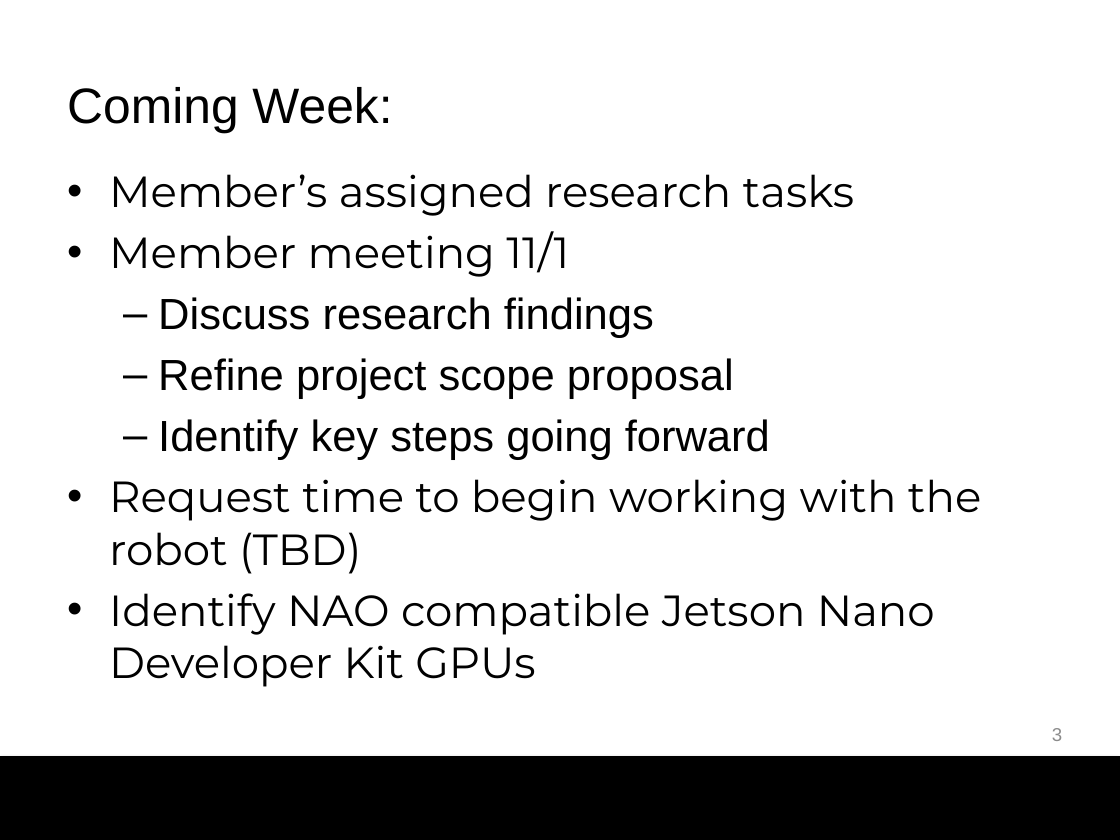
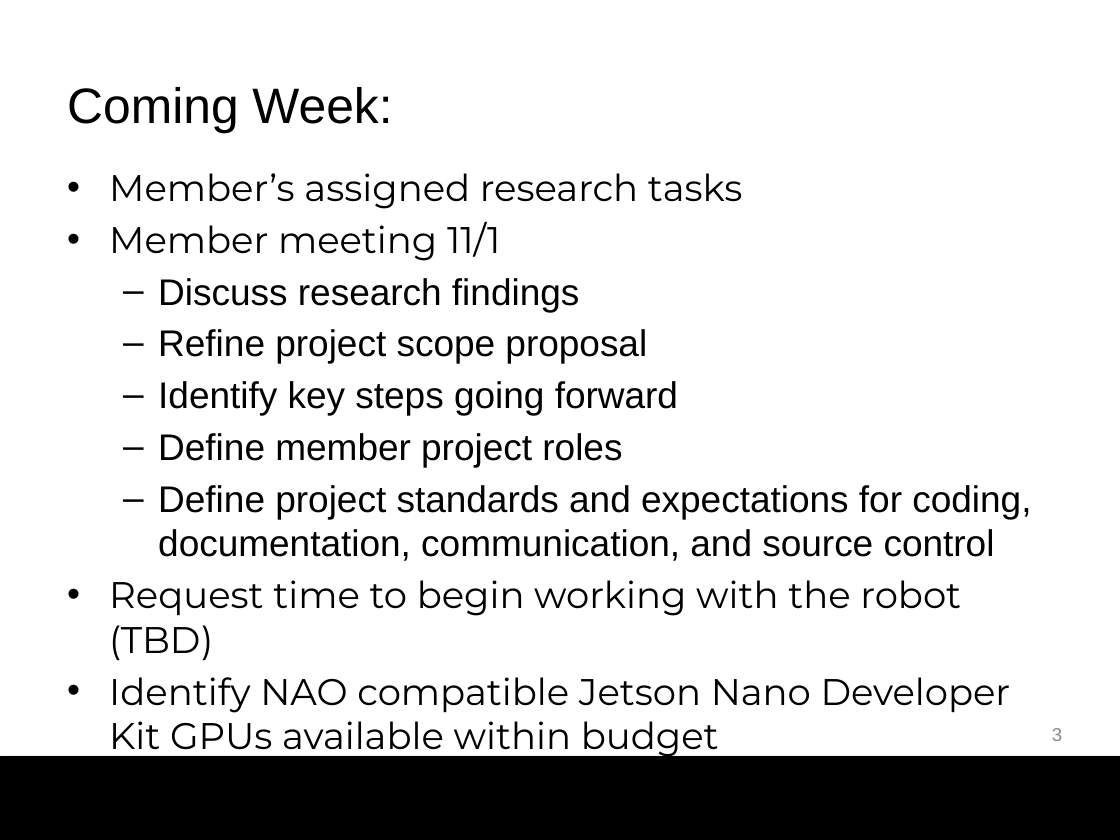
Before and after one commit to bg719/UCCS-Social-Robotics, a slide deck: slide 3 of docs/WeeklyUpdates/WeeklyUpdate_Oct26-30.pptx. Drawn at 1120x840 pixels with LibreOffice and Linux fonts; fonts in the diff are those of the drawing; background and template pictures are left out. Boxes give left, top, right and bottom in pixels: in the first picture for what was removed or moved away, otherwise in the second. Text is boxed around its words. In the diff, an @@ line names an element or a change of style, - is before the commit and + after.

```diff
--- a/docs/WeeklyUpdates/WeeklyUpdate_Oct26-30.pptx
+++ b/docs/WeeklyUpdates/WeeklyUpdate_Oct26-30.pptx
@@ text at [109, 173, 961, 661]: size 28 to 23.8 pt in "Member’s assigned research tasks", "Member meeting 11/1", "Discuss research findings", "Refine project scope proposal" and 2 more places @@
@@ text at [158, 433, 1031, 561]: paragraphs added @@
+  – Define member project roles
+  – Define project standards and expectations for coding, documentation, communication, and source control
@@ text at [109, 677, 1011, 758]: text changed; size 28 to 23.8 pt @@
-• Identify NAO compatible Jetson Nano Developer Kit GPUs
+• Identify NAO compatible Jetson Nano Developer Kit GPUs available within budget
+• Begin requirement analysis
```
Also in this commit, not shown: 2 other slides changed, 1 other file.
